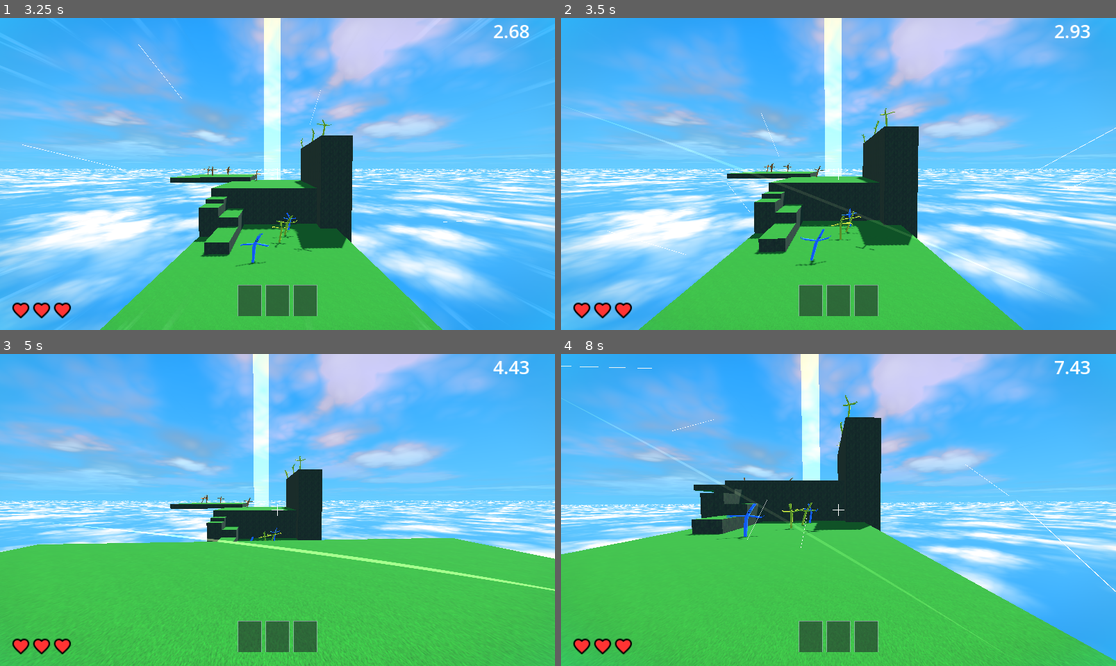
Above: before the commit, frames 1-4 (two rows, left to right).
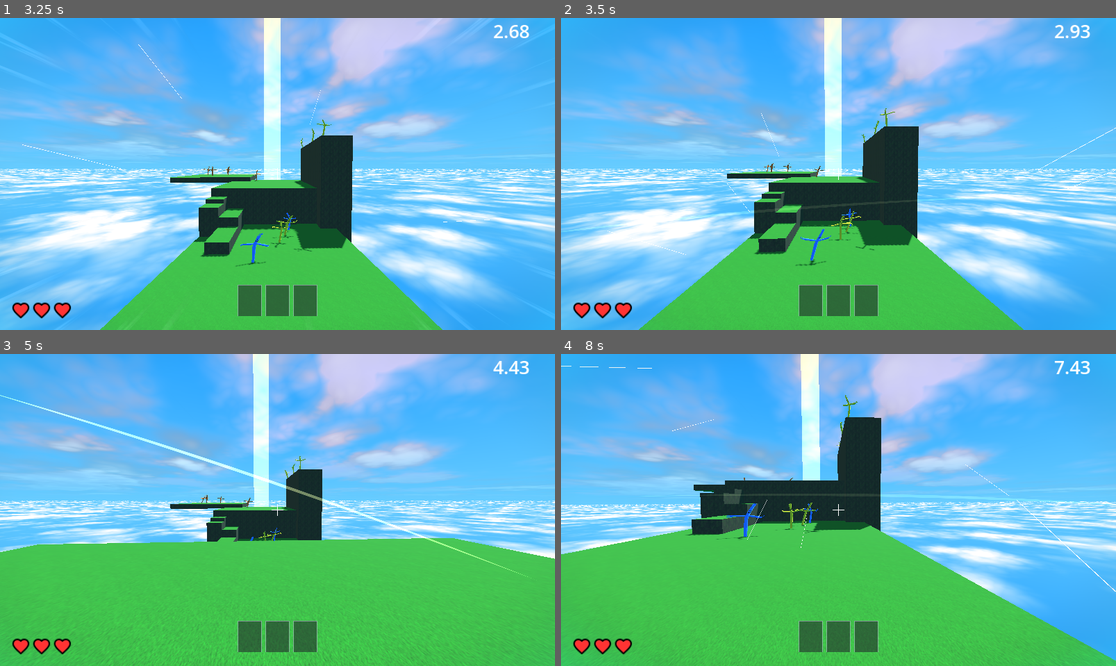
Above: after the commit, the same moments.

Repository: drekunia/tubeland
Game: Godot game, scene res://scenes/system/main_menu.tscn
The game is run twice, just before and just after one commit, with the same random seed, the same clock (stepped at 60 frames per second) and the same inputs. The engine's default icon, where the game draws it, is replaced by a stand-in: a white triangle on a blue panel in a dark square. Sound files missing from this copy of the repository are replaced by a short silence.
Inputs (mouse positions are in pixels of both pictures, inside the frame that each line leads up to):
- Up to frame 1 (3.25 s): click "Start Game" at 0.5 s; move the mouse to (305, 174) at 1.27 s; press the mouse at (305, 174) at 1.28 s; hold W (move_forward) from 1.28 s (still down); tap Space (jump) at 1.52, 1.55, 1.82, 2.1, 2.27, 2.57, 3.05 s; move the mouse to (249, 174) at 2.02 s; release the mouse at (249, 174) at 2.03 s; click (249, 174) at 2.3 s; move the mouse to (288, 167) at 2.77 s; press the mouse at (288, 167) at 2.78 s
- Up to frame 2 (3.5 s): keep holding W (move_forward)
- Up to frame 3 (5 s): keep holding W (move_forward); move the mouse to (271, 516) at 3.52 s; release the mouse at (271, 516) at 3.53 s; right-click (271, 516) at 3.6 s; tap Space (jump) at 3.77, 4.07, 4.52, 4.55, 4.82 s; click (271, 516) at 3.8 s; move the mouse to (316, 513) at 4.27 s; press the mouse at (316, 513) at 4.28 s; tap G (reset_checkpoint) at 4.9 s
- Up to frame 4 (8 s): move the mouse to (794, 506) at 5.02 s; release the mouse at (794, 506) at 5.03 s; tap Space (jump) at 5.1, 5.27, 5.57, 6.05, 6.77, 7.07, 7.52, 7.55, 7.82 s; click (794, 506) at 5.3 s; move the mouse to (844, 510) at 5.77 s; press the mouse at (844, 510) at 5.78 s; move the mouse to (816, 503) at 6.52 s; release W (move_forward) at 6.53 s; release the mouse at (816, 503) at 6.53 s; hold D (move_right) 6.53-7.28 s; right-click (816, 503) at 6.6 s; click (816, 503) at 6.8 s; move the mouse to (866, 510) at 7.27 s; press the mouse at (866, 510) at 7.28 s; hold W (move_forward) from 7.28 s (still down)

Frame 1 is identical in both runs. In frame 3, 1.3% of the frame differs, in the area x 0-100%, y 13-76%; in frame 4, less than 0.1%.

Commit message:
melee swing sound fix

Diff:
--- a/scripts/player/melee_hitbox.gd
+++ b/scripts/player/melee_hitbox.gd
@@ -9,11 +9,6 @@
 
 var can_melee: bool = true
 
-var swing_sounds = [
-	preload("res://assets/audio/sfx/melee_swing-1.wav"),
-	preload("res://assets/audio/sfx/melee_swing-2.wav"),
-	preload("res://assets/audio/sfx/melee_swing-3.wav")
-]
 
 func _ready() -> void:
 	collide_with_areas = true
@@ -34,10 +29,10 @@
 
 	can_melee = false
 
-	var swing_sfx = AudioStreamPlayer3D.new()
-	swing_sfx.stream = swing_sounds[randi() % swing_sounds.size()]
+	var swing_sfx = AudioStreamPlayer.new()
+	swing_sfx.stream = preload("res://assets/audio/sfx/melee_swing.wav")
 	swing_sfx.bus = "SFX"
-	add_child(swing_sfx)
+	get_tree().current_scene.add_child(swing_sfx)
 	swing_sfx.play()
 	swing_sfx.finished.connect(swing_sfx.queue_free)
 
@@ -66,10 +61,10 @@
 	force_shapecast_update()
 
 	if is_colliding():
-		var hit_sfx = AudioStreamPlayer3D.new()
+		var hit_sfx = AudioStreamPlayer.new()
 		hit_sfx.stream = preload("res://assets/audio/sfx/melee_hit.wav")
 		hit_sfx.bus = "SFX"
-		add_child(hit_sfx)
+		get_tree().current_scene.add_child(hit_sfx)
 		hit_sfx.play()
 		hit_sfx.finished.connect(hit_sfx.queue_free)
 
--- a/scripts/player/player_controller.gd
+++ b/scripts/player/player_controller.gd
@@ -60,10 +60,10 @@
 	GameEvents.player_health_changed.emit(current_health, max_health)
 
 	if current_health > 0:
-		var sfx = AudioStreamPlayer3D.new()
+		var sfx = AudioStreamPlayer.new()
 		sfx.stream = preload("res://assets/audio/sfx/player_hurt.wav")
 		sfx.bus = "SFX"
-		add_child(sfx)
+		get_tree().current_scene.add_child(sfx)
 		sfx.play()
 		sfx.finished.connect(sfx.queue_free)
 
@@ -81,8 +81,7 @@
 	var sfx = AudioStreamPlayer.new()
 	sfx.stream = preload("res://assets/audio/sfx/player_die.wav")
 	sfx.bus = "SFX"
-	var root = get_tree().root
-	root.add_child(sfx)
+	get_tree().root.add_child(sfx)
 	sfx.play()
 	sfx.finished.connect(sfx.queue_free)
 
@@ -111,10 +110,10 @@
 
 	if Input.is_action_just_pressed("jump") and is_on_floor():
 		velocity.y = jump_velocity
-		var sfx = AudioStreamPlayer3D.new()
+		var sfx = AudioStreamPlayer.new()
 		sfx.stream = preload("res://assets/audio/sfx/jump.wav")
 		sfx.bus = "SFX"
-		add_child(sfx)
+		get_tree().current_scene.add_child(sfx)
 		sfx.play()
 		sfx.finished.connect(sfx.queue_free)
 
@@ -142,11 +141,11 @@
 		footstep_timer -= delta
 		if footstep_timer <= 0.0:
 			footstep_timer = 0.4
-			var sfx = AudioStreamPlayer3D.new()
+			var sfx = AudioStreamPlayer.new()
 			sfx.stream = preload("res://assets/audio/sfx/footstep.wav")
 			sfx.bus = "SFX"
 			sfx.pitch_scale = randf_range(0.9, 1.1)
-			add_child(sfx)
+			get_tree().current_scene.add_child(sfx)
 			sfx.play()
 			sfx.finished.connect(sfx.queue_free)
 	else:
Not shown, removed: assets/audio/sfx/melee_swing-1.wav.import
Not shown, removed: assets/audio/sfx/melee_swing-2.wav.import
Not shown, removed: assets/audio/sfx/melee_swing-3.wav.import
Not shown, added: assets/audio/sfx/melee_swing.wav.import
Not shown, removed: assets/audio/sfx/melee_swing-1.wav
Not shown, removed: assets/audio/sfx/melee_swing-2.wav
Not shown, removed: assets/audio/sfx/melee_swing-3.wav
Not shown, added: assets/audio/sfx/melee_swing.wav
